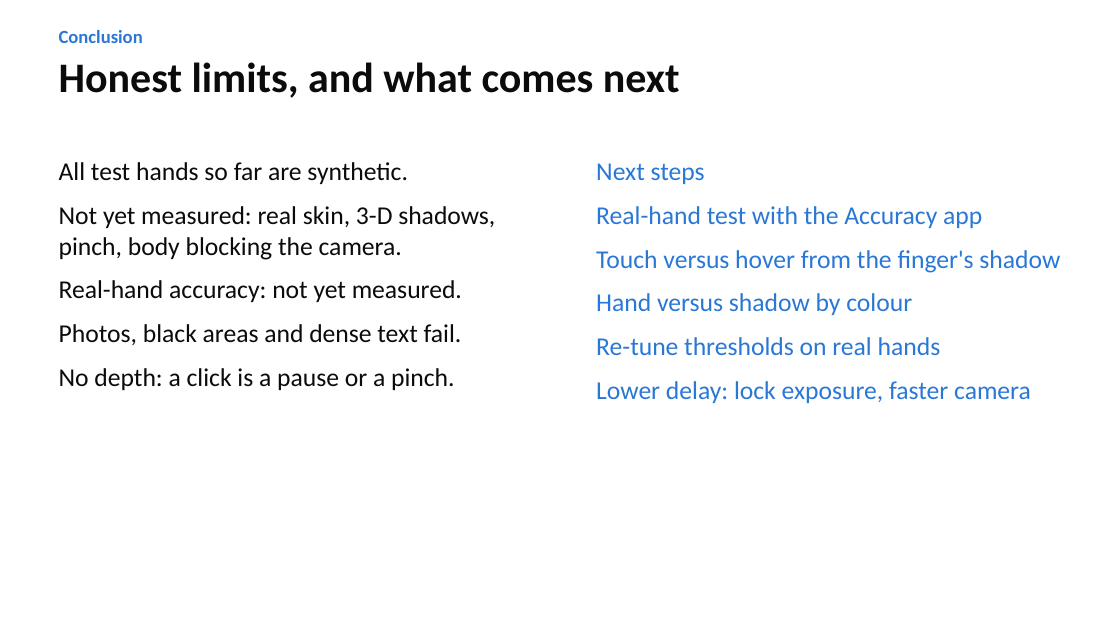
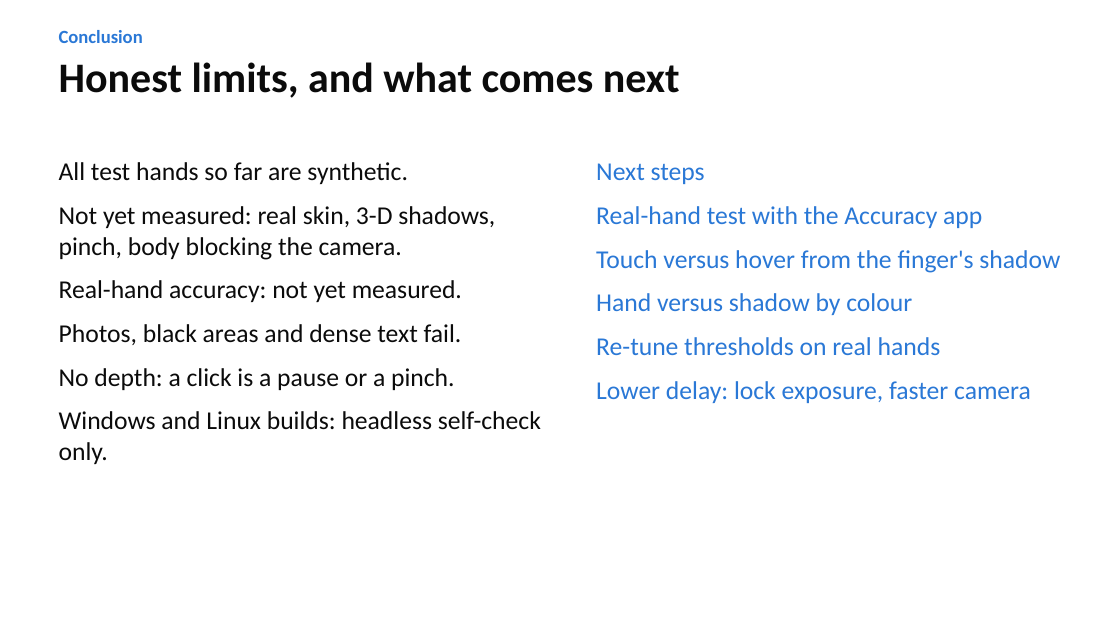
Before and after one commit to jweaker/visiontouch, a slide deck: slide 14 of docs/slides/VisionTouch.pptx. Drawn at 1120x630 pixels with LibreOffice and Linux fonts; fonts in the diff are those of the drawing. Boxes give left, top, right and bottom in pixels: in the first picture for what was removed or moved away, otherwise in the second. Text is boxed around its words. In the diff, an @@ line names an element or a change of style, - is before the commit and + after.

```diff
--- a/docs/slides/VisionTouch.pptx
+++ b/docs/slides/VisionTouch.pptx
@@ text at (59, 411, 541, 464): paragraph added @@
+Windows and Linux builds: headless self-check only.
```
Also in this commit, not shown: 1 other slide changed, 18 other files.
